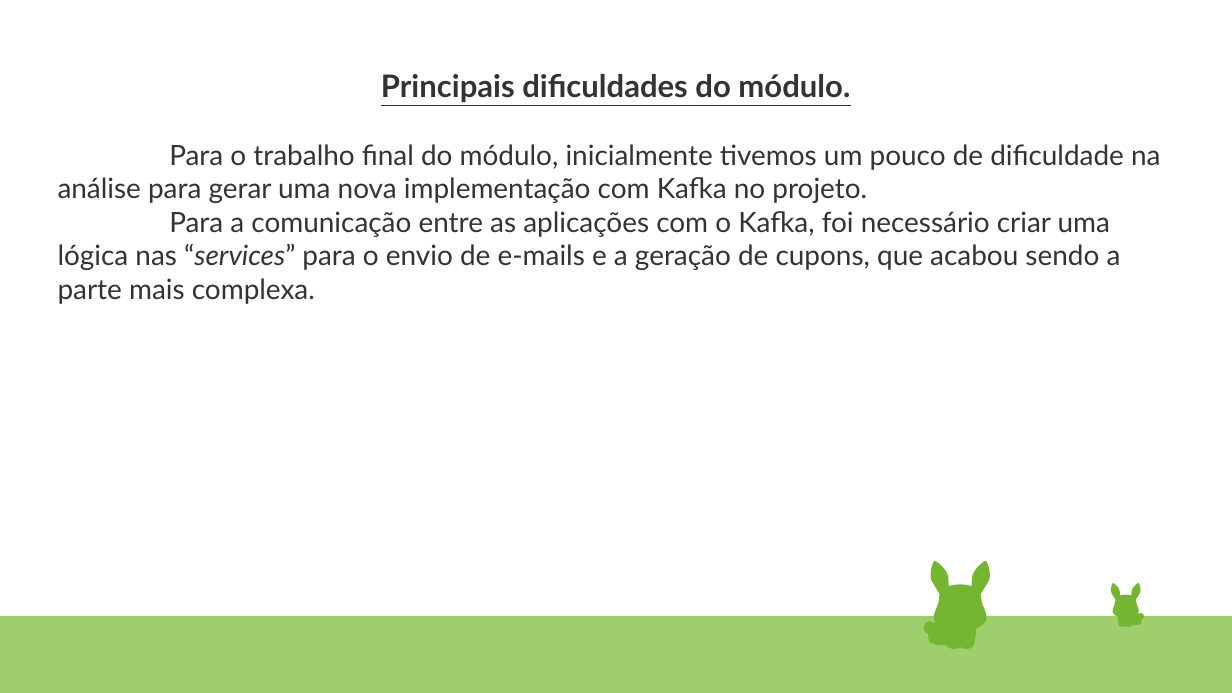
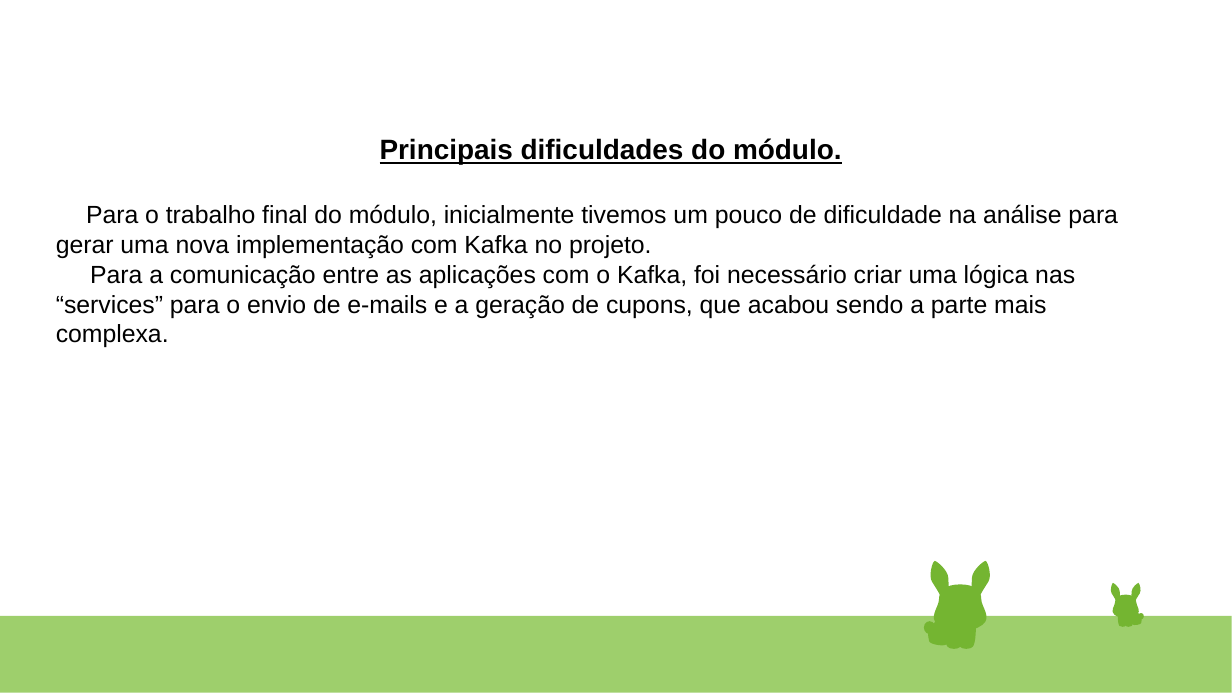
Before and after one commit to Felipe-Noguez/trabalho-final-spring, a slide deck: slide 8 of Apresentacao Pokestore - Kafka.pptx. Drawn at 1232x693 pixels with LibreOffice and Linux fonts; fonts in the diff are those of the drawing. Boxes give left, top, right and bottom in pixels: in the first picture for what was removed or moved away, otherwise in the second. Text is boxed around its words. In the diff, an @@ line names an element or a change of style, - is before the commit and + after.

Commit message:
Adicionando Slides do projeto

```diff
--- a/Apresentacao Pokestore - Kafka.pptx
+++ b/Apresentacao Pokestore - Kafka.pptx
@@ text "Principais dificuldades do módulo.": place and size @@
-text "Principais dificuldades do módulo." at [58, 74, 1160, 304]
+text "Principais dificuldades do módulo." at [56, 138, 1118, 347]
@@ text "Principais dificuldades do módulo." at [56, 138, 1118, 347]: size 20 to 18 pt in "Principais dificuldades do módulo."; font Lato to Arial, text colour #333333 to #000000, highlight #000000 to none; size 18 to 16 pt in "Para o trabalho final do módulo, inicialmente ...", "Para a comunicação entre as aplicações com ..."; italic off in "“services”" @@
@@ freeform shape removed at [0, 616, 1232, 693] @@
@@ rectangle added at [0, 616, 1232, 693], fill #9ECF6C @@
```
Also in this commit, not shown: 7 other slides changed.
